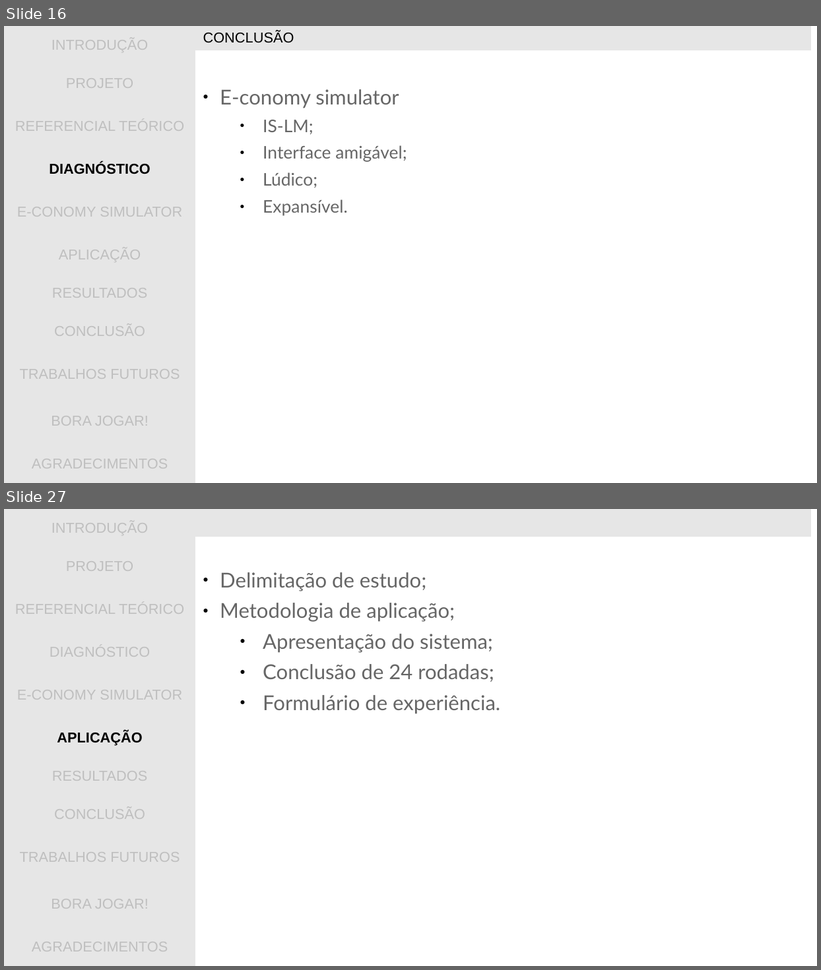
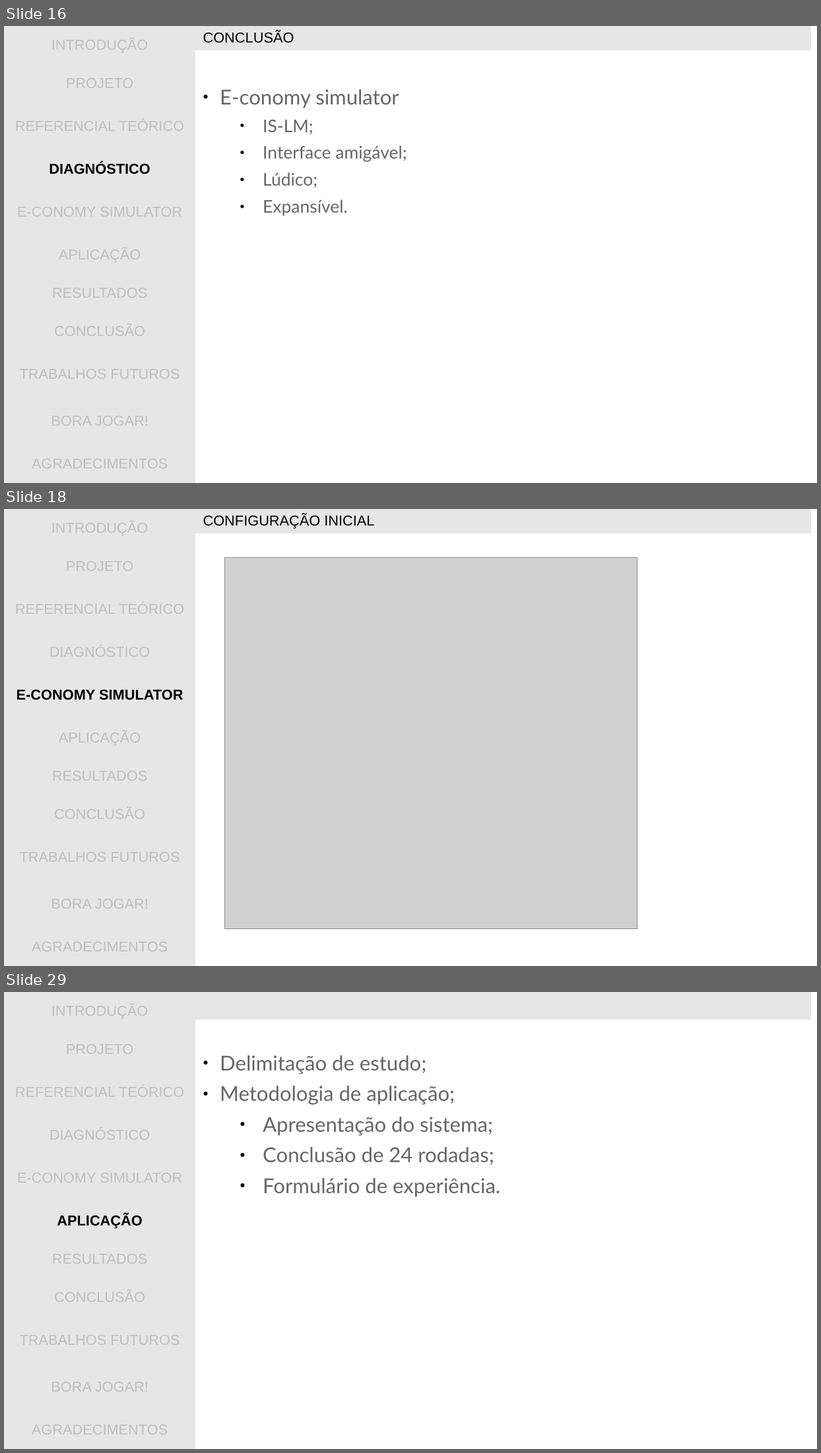
Before and after one commit to gwathsule/e-conomy-simulator, a slide deck: documentacao/apresentacao_tcc.ppt. Shown one above the other, each under a label of ours: slides 16 and 27 before the commit, slides 16, 18 and 29 after it; the slides between them are not shown. The pictures are 821x970 and 821x1453 pixels, drawn with LibreOffice and Linux fonts; fonts in the diff are those of the drawing; grey boxes stand for pictures; background and template pictures are left out. Boxes give left, top, right and bottom in pixels: in the first picture for what was removed or moved away, otherwise in the second. Text is boxed around its words. In the diff, an @@ line names an element or a change of style, - is before the commit and + after.

```diff
--- a/documentacao/apresentacao_tcc.ppt
+++ b/documentacao/apresentacao_tcc.ppt
@@ slide 18 added at [4,509,817,966], background picture (left out) @@
@@ table added at [4,509,196,966], 11 rows, 1 columns @@
+INTRODUÇÃO
+PROJETO
+REFERENCIAL TEÓRICO
+DIAGNÓSTICO
+E-CONOMY SIMULATOR
+APLICAÇÃO
+RESULTADOS
+CONCLUSÃO
+TRABALHOS FUTUROS
+BORA JOGAR!
+AGRADECIMENTOS
@@ table added at [196,509,812,533], 1 rows, 1 columns @@
+CONFIGURAÇÃO INICIAL
@@ picture added at [224,558,637,929] @@
@@ what was slide 27 is now slide 29 @@
```
Also in this commit, not shown: 10 slides changed, 1 other slide added, 1 other file.
